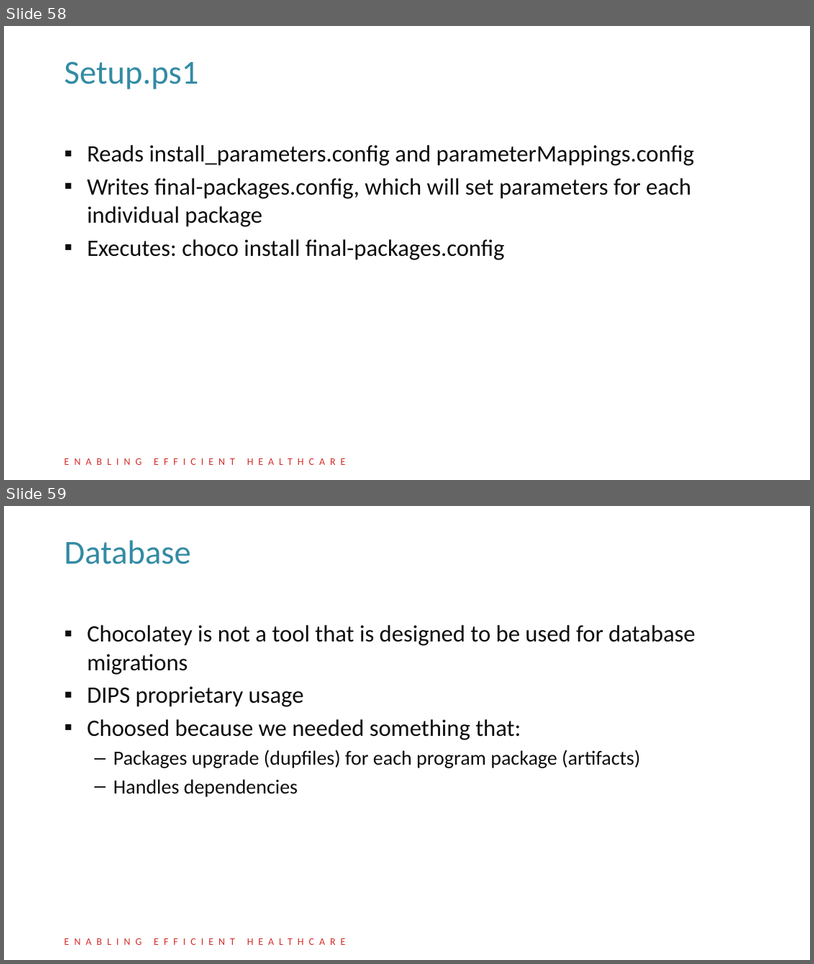
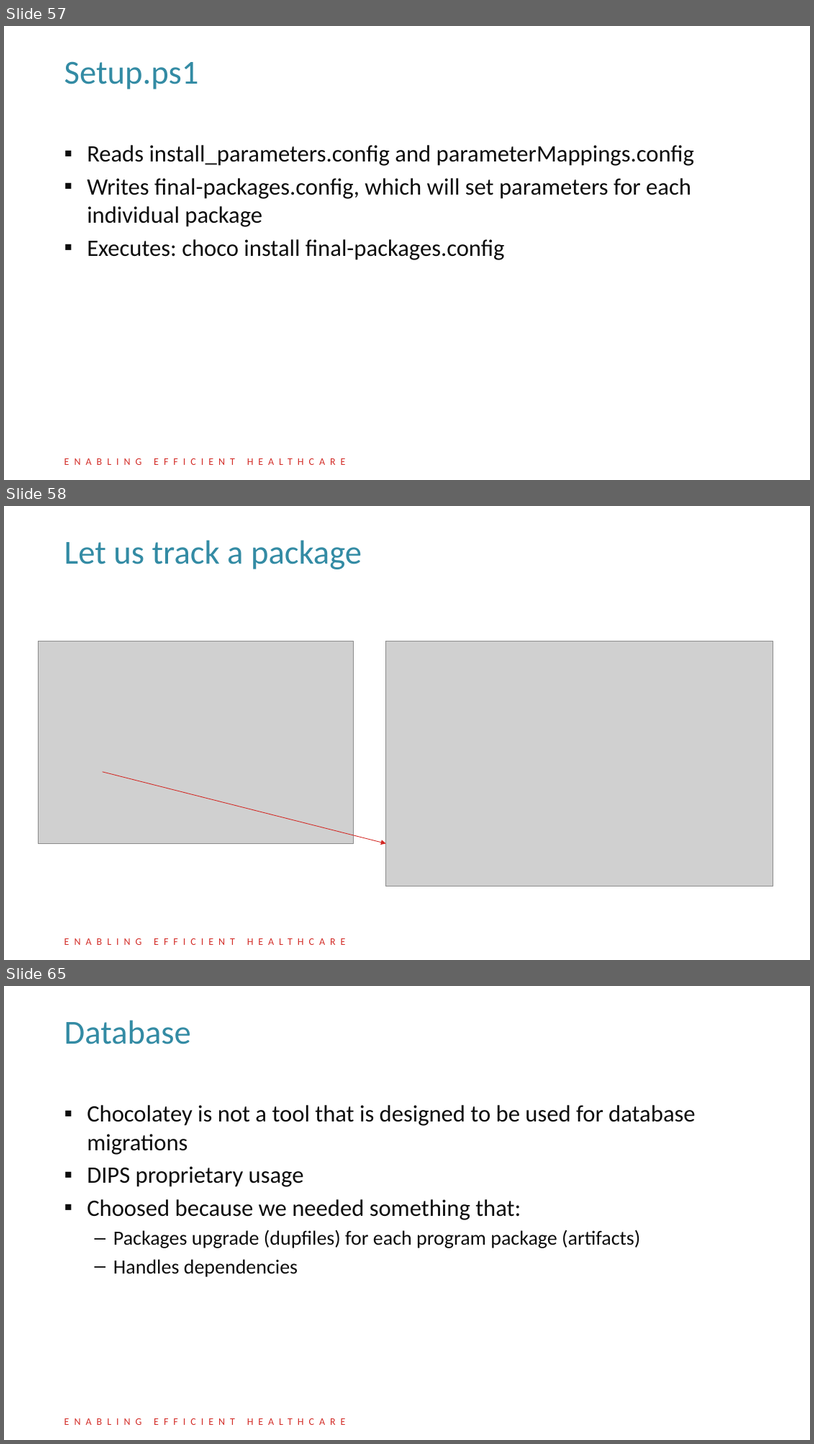
Before and after one commit to DIPSAS/InstallationTech, a slide deck: presentation/InstallationCourse.pptx. Shown one above the other, each under a label of ours: slides 58 and 59 before the commit, slides 57, 58 and 65 after it; the slides between them are not shown. The pictures are 814x964 and 814x1444 pixels, drawn with LibreOffice and Linux fonts; fonts in the diff are those of the drawing; grey boxes stand for pictures; background and template pictures are left out. Boxes give left, top, right and bottom in pixels: in the first picture for what was removed or moved away, otherwise in the second. Text is boxed around its words. In the diff, an @@ line names an element or a change of style, - is before the commit and + after.

```diff
--- a/presentation/InstallationCourse.pptx
+++ b/presentation/InstallationCourse.pptx
@@ slide 58 added at (x1=4, y1=506, x2=810, y2=960), background #FFFFFF; not listed: 1 template element that a slide beside it also shows @@
@@ title added at (x1=64, y1=540, x2=362, y2=569), 40 pt, text #338BA4 @@
+Let us track a package
@@ picture added at (x1=38, y1=641, x2=354, y2=844) @@
@@ picture added at (x1=386, y1=641, x2=774, y2=886) @@
@@ arrow added from (103, 772) to (386, 844), #D32823 0.75 pt @@
@@ what was slide 58 is now slide 57 @@
@@ what was slide 59 is now slide 65 @@
```
Also in this commit, not shown: 7 other slides added, 2 slides removed.
